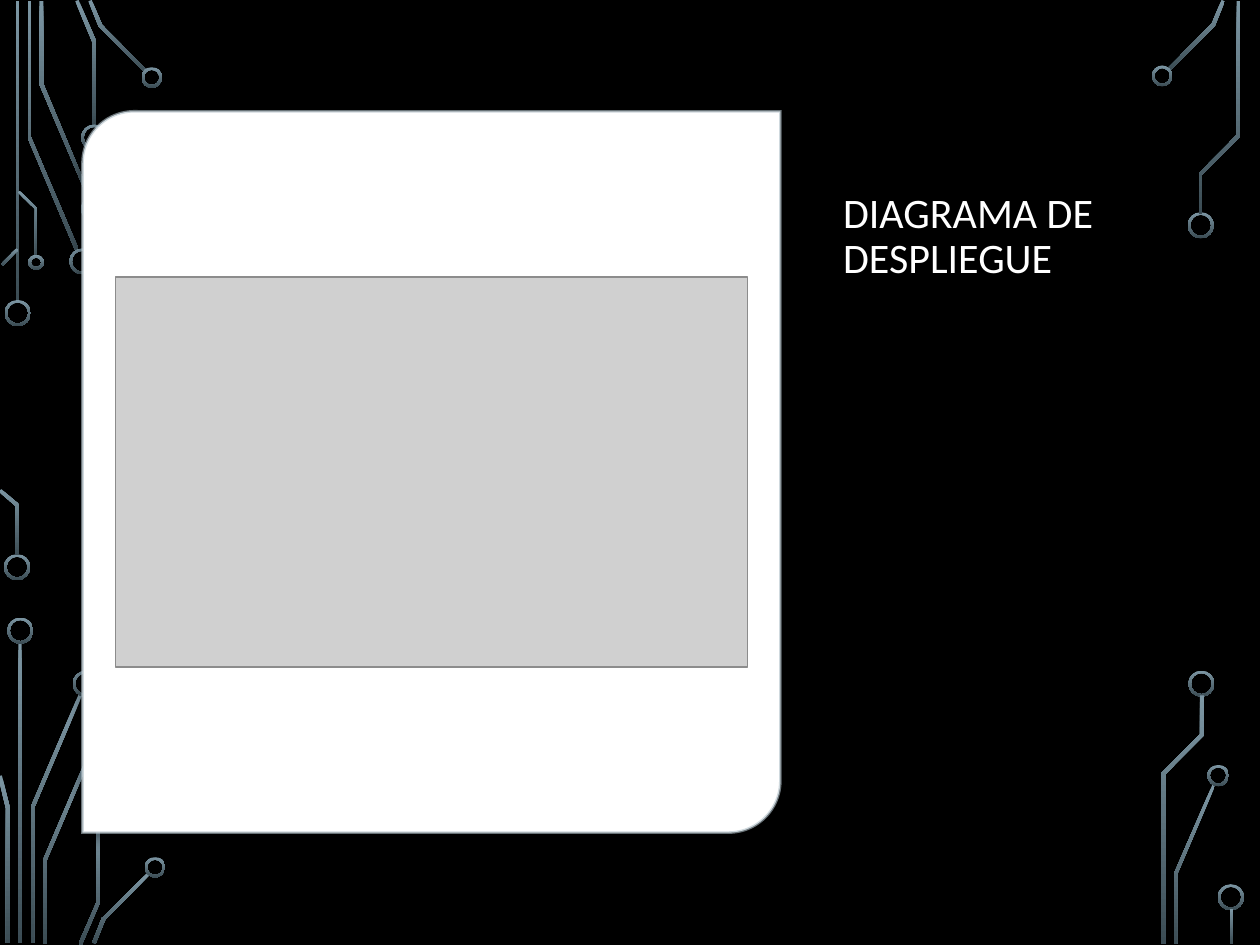
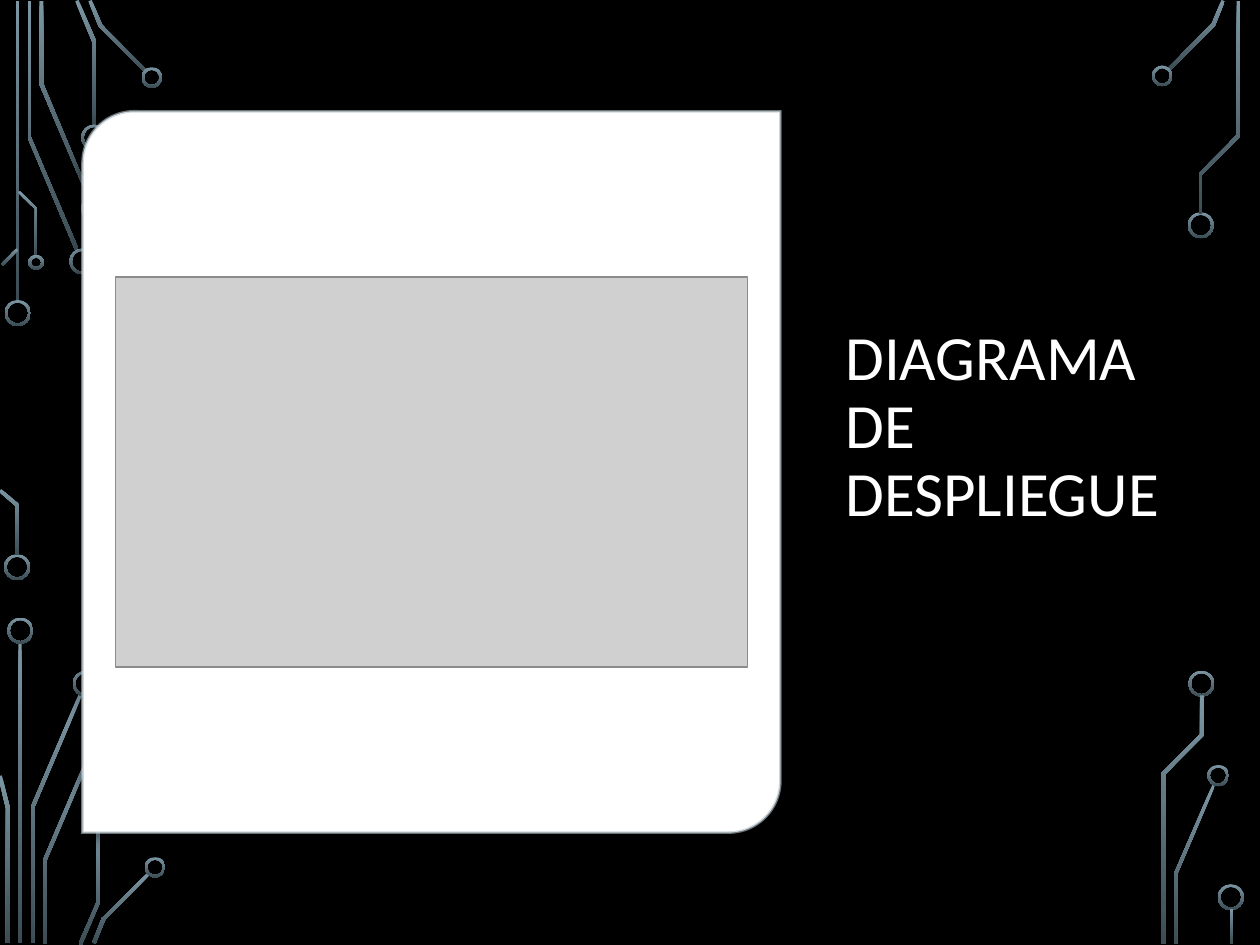
Before and after one commit to camiloXweird/IngenieriaDeSoftware, a slide deck: slide 17 of Documentos/Presentacion_PosmortemCiclo2.pptx (slide 16 before the commit). Drawn at 1260x945 pixels with LibreOffice and Linux fonts; fonts in the diff are those of the drawing; grey boxes stand for pictures; background and template pictures are left out. Boxes give left, top, right and bottom in pixels: in the first picture for what was removed or moved away, otherwise in the second. Text is boxed around its words. In the diff, an @@ line names an element or a change of style, - is before the commit and + after.

```diff
--- a/Documentos/Presentacion_PosmortemCiclo2.pptx
+++ b/Documentos/Presentacion_PosmortemCiclo2.pptx
@@ title "DIAGRAMA DE DESPLIEGUE": place and size @@
-title "DIAGRAMA DE DESPLIEGUE" at (843,200,1093,274)
+title "DIAGRAMA DE DESPLIEGUE" at (845,339,1158,517)
@@ title "DIAGRAMA DE DESPLIEGUE" at (845,339,1158,517): size 24 to 36 pt @@
```
Also in this commit, not shown: 14 other slides changed, 4 slides added, 2 slides removed, 1 other file.
